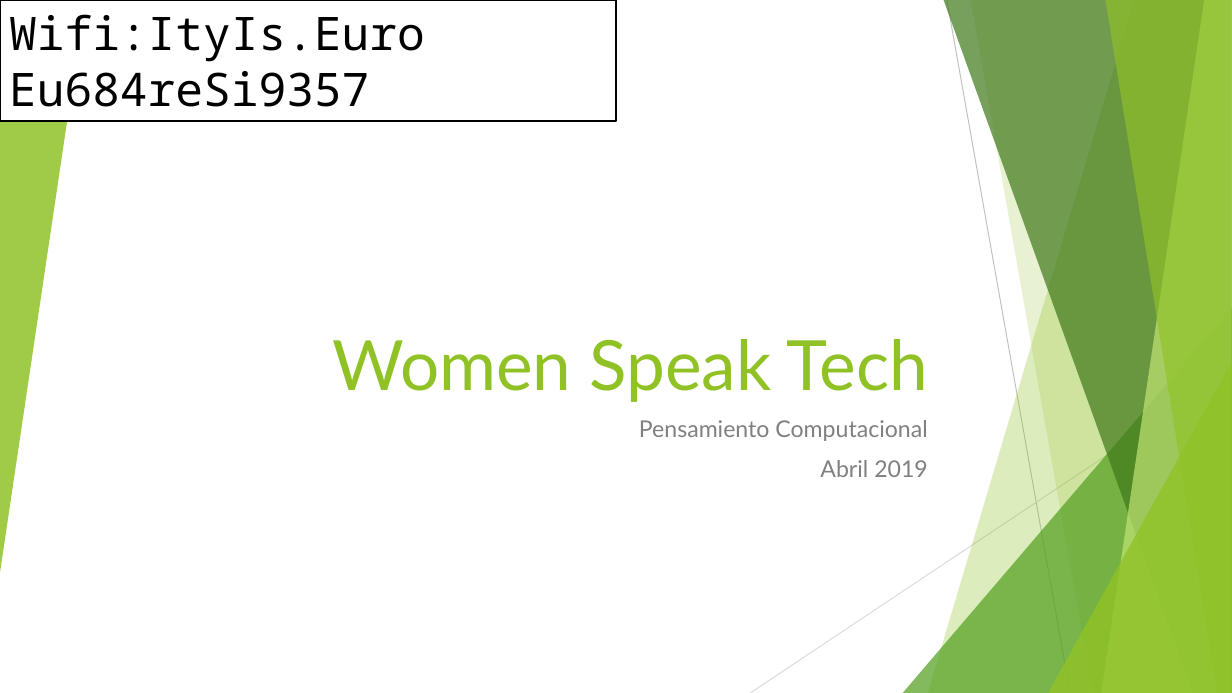
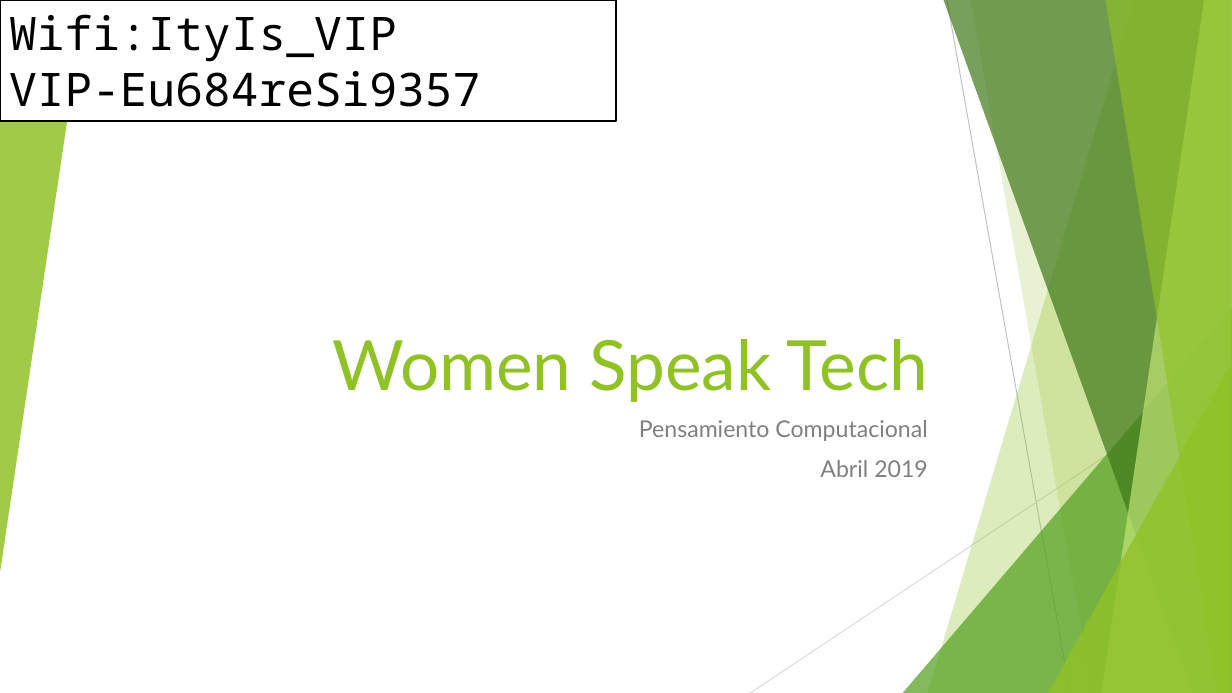
Before and after one commit to Jviejo/womentech, a slide deck: slide 1 of ppt/01 Women Speak Tech Indice.pptx. Drawn at 1232x693 pixels with LibreOffice and Linux fonts; fonts in the diff are those of the drawing. Boxes give left, top, right and bottom in pixels: in the first picture for what was removed or moved away, otherwise in the second. Text is boxed around its words. In the diff, an @@ line names an element or a change of style, - is before the commit and + after.

```diff
--- a/ppt/01 Women Speak Tech Indice.pptx
+++ b/ppt/01 Women Speak Tech Indice.pptx
@@ text in rectangle at (x1=9, y1=14, x2=480, y2=107): text changed @@
-Wifi:ItyIs.Euro
-Eu684reSi9357
+Wifi:ItyIs_VIP
+VIP-Eu684reSi9357
```
Also in this commit, not shown: 2 other files.
